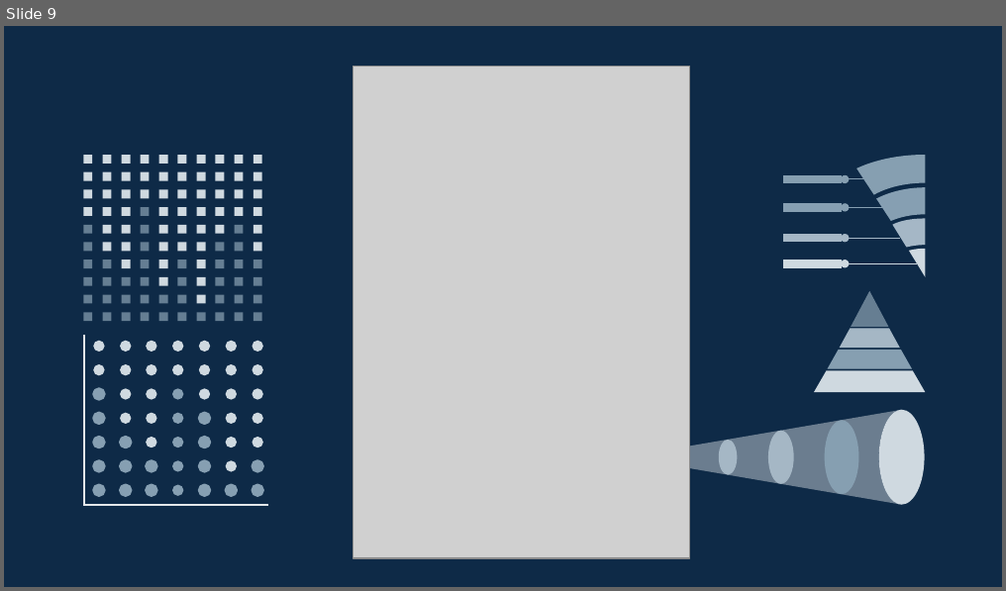
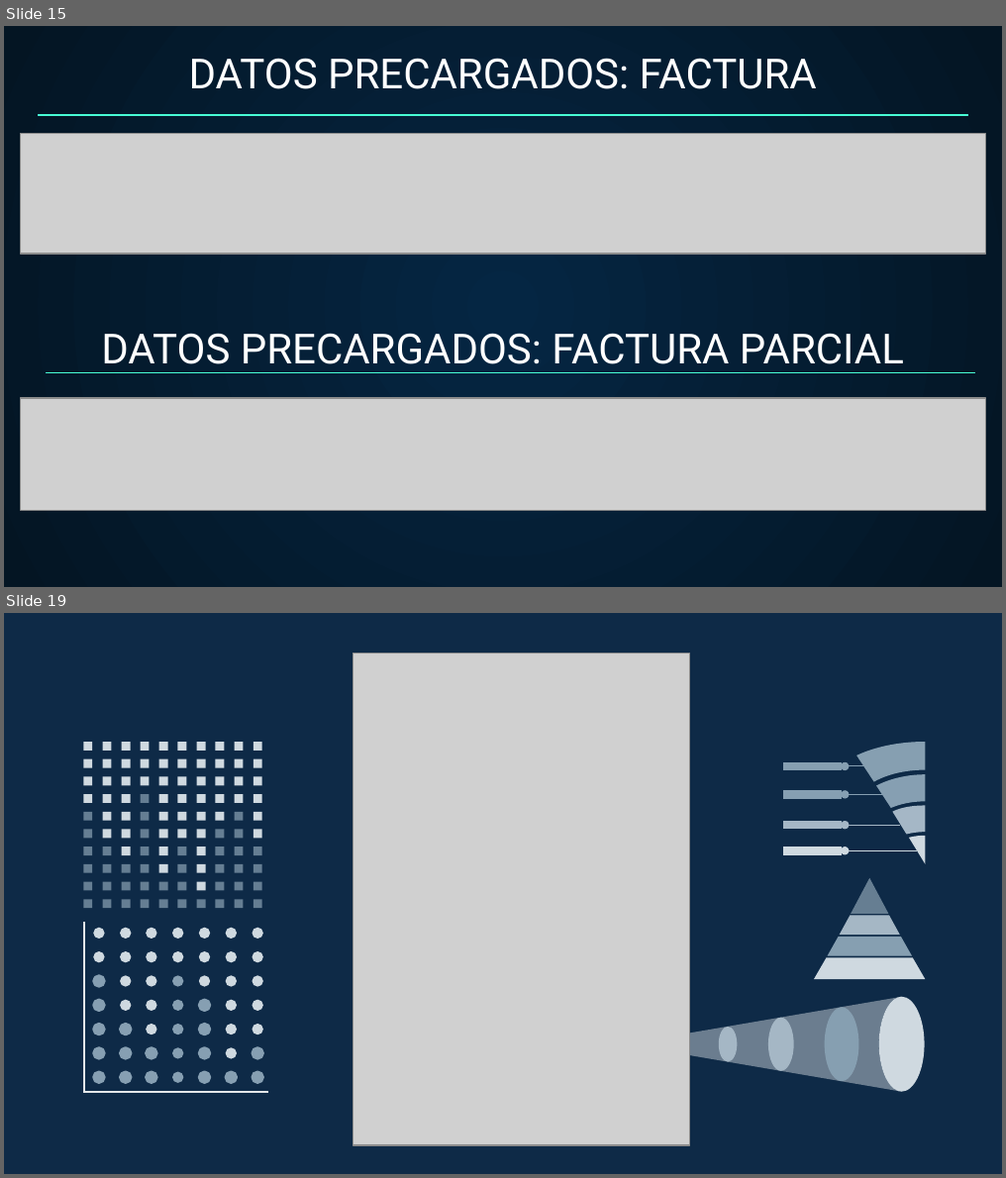
Before and after one commit to SaizMarcelo/PROYECTO-INFORMATICO, a slide deck: PPT_ProyectoFinal_G12.pptx. Shown one above the other, each under a label of ours: slide 9 before the commit, slides 15 and 19 after it; the slides between them are not shown. The pictures are 1006x591 and 1006x1178 pixels, drawn with LibreOffice and Linux fonts; fonts in the diff are those of the drawing; grey boxes stand for pictures. Boxes give left, top, right and bottom in pixels: in the first picture for what was removed or moved away, otherwise in the second. Text is boxed around its words. In the diff, an @@ line names an element or a change of style, - is before the commit and + after.

```diff
--- a/PPT_ProyectoFinal_G12.pptx
+++ b/PPT_ProyectoFinal_G12.pptx
@@ slide 15 added at [4,26,1002,587], background gradient #052643 to #041523 @@
@@ title added at [189,58,817,89], 30 pt, text #FFFFFF @@
+DATOS PRECARGADOS: FACTURA
@@ picture added at [21,134,986,255] @@
@@ line added from (38, 115) to (968, 115), #48FFD5 0.75 pt @@
@@ title added at [101,333,904,373], 30 pt, text #FFFFFF @@
+DATOS PRECARGADOS: FACTURA PARCIAL
@@ line added from (46, 373) to (976, 373), #48FFD5 0.75 pt @@
@@ picture added at [21,398,986,511] @@
@@ what was slide 9 is now slide 19 @@
```
Also in this commit, not shown: 5 slides changed, 12 other slides added, 2 slides removed.
